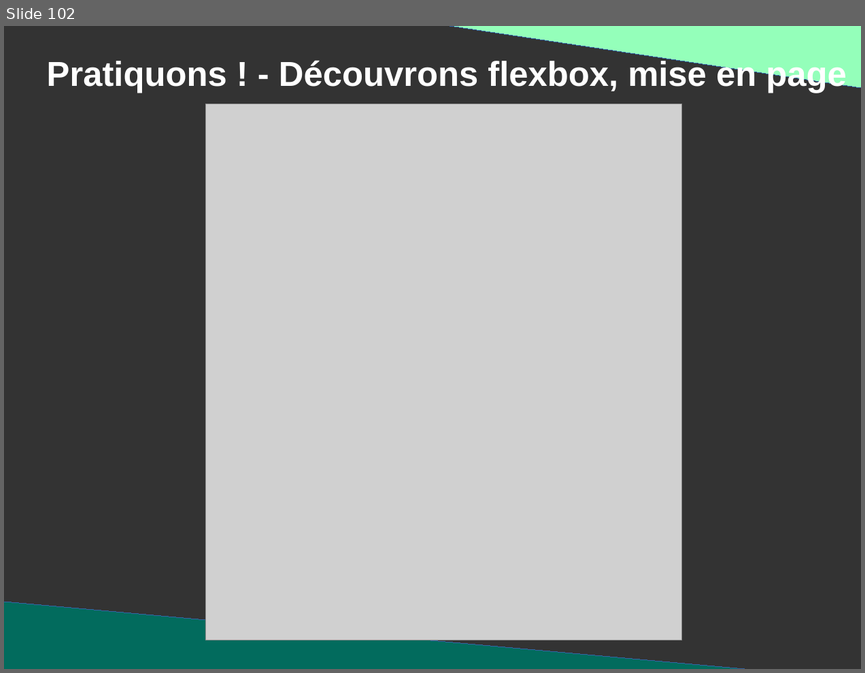
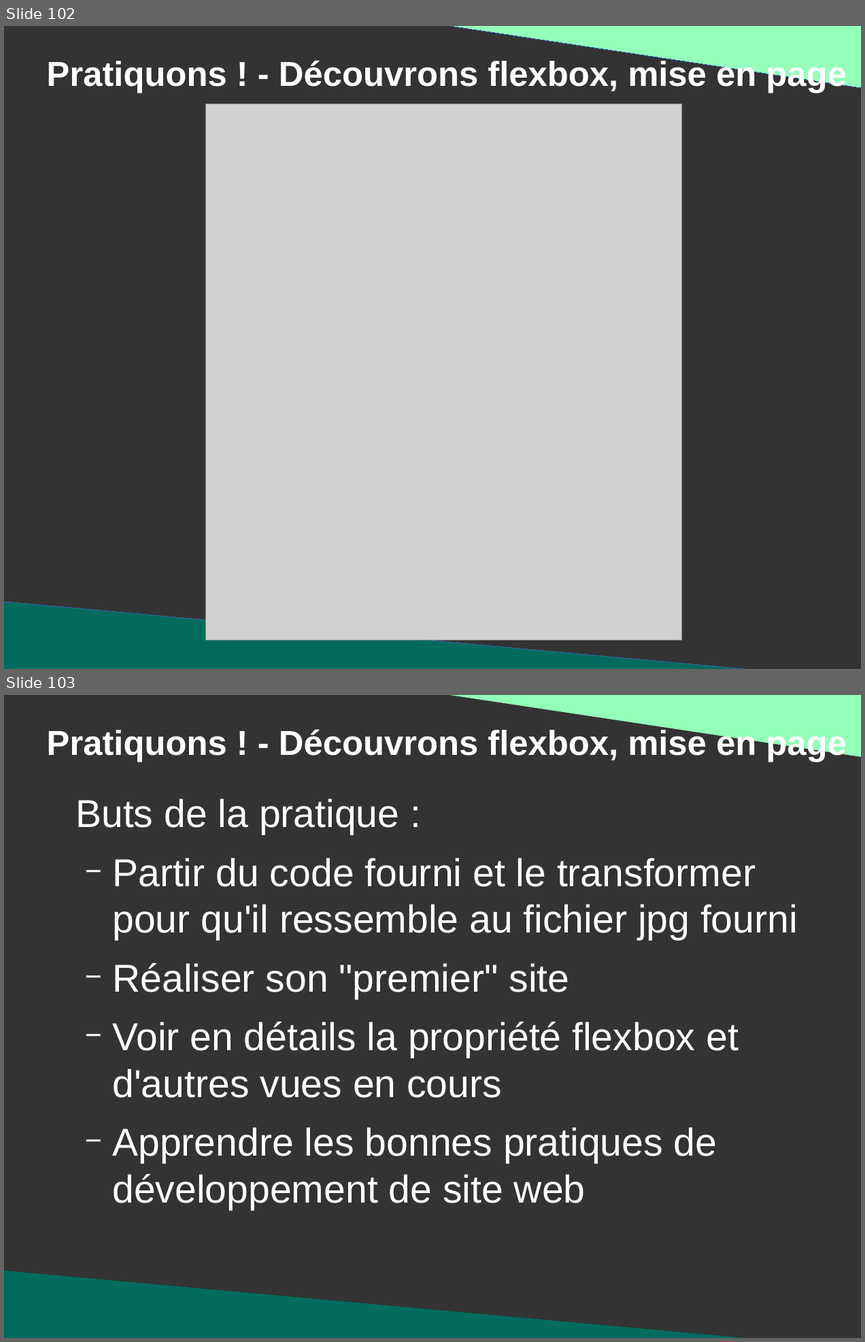
Before and after one commit to DanYellow/presentations, a slide deck: mmi/html/travaux-pratiques/numero-2/presentation.odp. Shown one above the other, each under a label of ours: slide 102 before the commit, slides 102 and 103 after it. The pictures are 865x673 and 865x1342 pixels, drawn with LibreOffice and Linux fonts; fonts in the diff are those of the drawing; grey boxes stand for pictures. Boxes give left, top, right and bottom in pixels: in the first picture for what was removed or moved away, otherwise in the second. Text is boxed around its words. In the diff, an @@ line names an element or a change of style, - is before the commit and + after.

```diff
--- a/mmi/html/travaux-pratiques/numero-2/presentation.odp
+++ b/mmi/html/travaux-pratiques/numero-2/presentation.odp
@@ slide 103 added at (x1=4, y1=695, x2=861, y2=1338), background #333333 @@
@@ right triangle added at (x1=419, y1=695, x2=861, y2=757), fill #94FFBA @@
@@ title added at (x1=47, y1=727, x2=846, y2=762), 32 pt, text #FFFFFF, bold @@
+Pratiquons ! - Découvrons flexbox, mise en page
@@ text added at (x1=75, y1=798, x2=798, y2=1210), 36 pt, text #FFFFFF @@
+Buts de la pratique :
+  − Partir du code fourni et le transformer pour qu'il ressemble au fichier jpg fourni
+  − Réaliser son "premier" site
+  − Voir en détails la propriété flexbox et d'autres vues en cours
+  − Apprendre les bonnes pratiques de développement de site web
@@ right triangle added at (x1=4, y1=1270, x2=805, y2=1338), fill #026B5D @@
```
Also in this commit, not shown: 5 slides changed, 2 other slides added, 3 other files.
